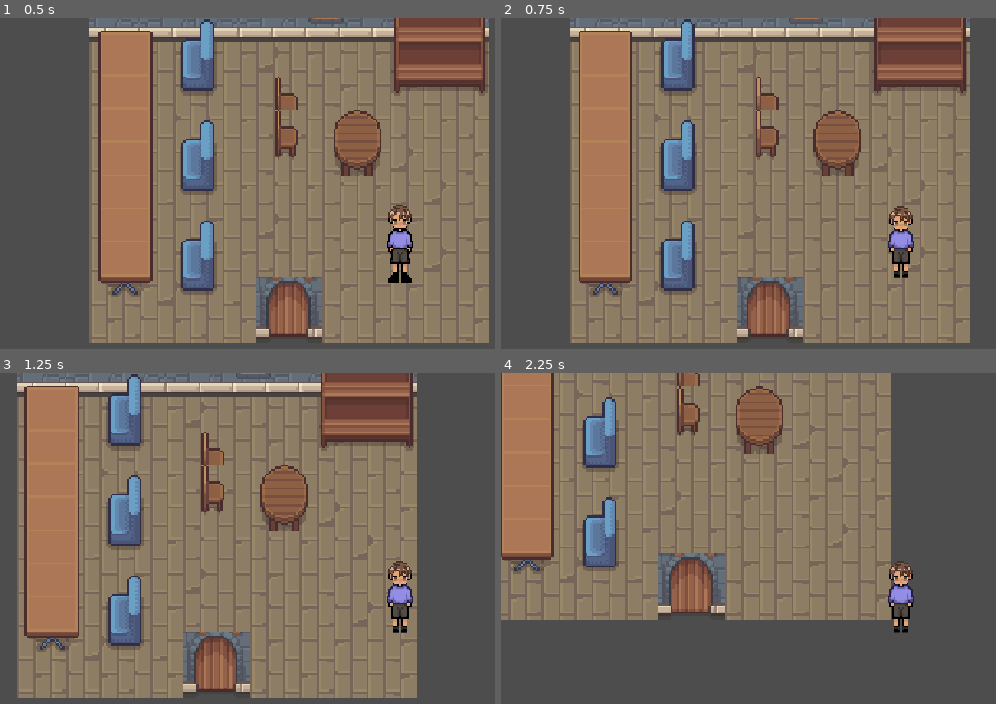
Above: before the commit, frames 1-4 (two rows, left to right).
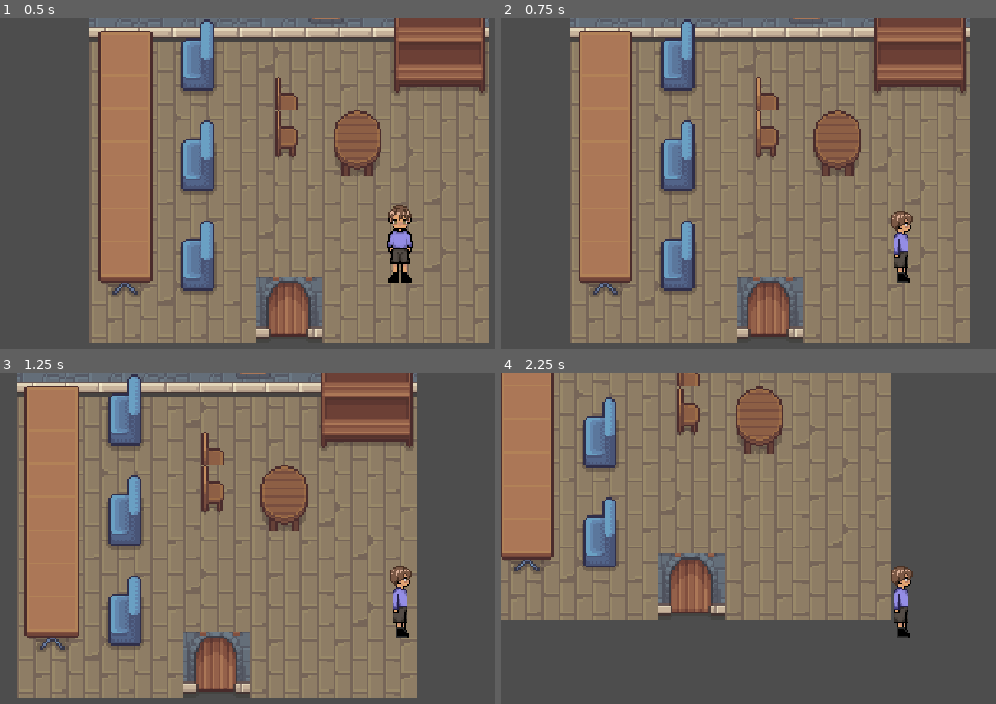
Above: after the commit, the same moments.

Repository: totallyastudentaccount/rpg
Game: Godot game, scene res://scene/main.tscn
Two runs of this game, one before a commit and one after it. Both use one fixed random seed, a clock stepped at 60 frames per second and the inputs below.
Inputs:
- Up to frame 1 (0.5 s): no input
- Up to frame 2 (0.75 s): tap Enter at 0.5 s; hold Right (ui_right) from 0.53 s (still down)
- Up to frame 3 (1.25 s): keep holding Right (ui_right)
- Up to frame 4 (2.25 s): release Right (ui_right) at 1.28 s; hold Down (ui_down) 1.28-2.03 s; hold Right (ui_right) from 2.03 s (still down)

Frame 1 is identical in both runs. In frame 2, 0.7% of the frame differs, in the area x 78-84%, y 56-81%; in frame 3, 0.7%; in frame 4, 0.7%.

Commit message:
Added Animations

Diff:
--- a/scene/character_body_2d.gd
+++ b/scene/character_body_2d.gd
@@ -23,14 +23,16 @@
 	if abs(direction.x) > abs(direction.y):
 		if direction.x > 0:
 			last_direction = "right"
-			#animated_sprite.flip_h = false
+			animated_sprite.flip_h = false
+			animated_sprite.play("side_walk")
 		else:
 			last_direction = "left"
-			#animated_sprite.flip_h = true
+			animated_sprite.flip_h = true
+			animated_sprite.play("side_walk")
 	else:
 		if direction.y > 0:
 			last_direction = "down"
+			animated_sprite.play("front_walk")
 		else:
 			last_direction = "up"
-
-	animated_sprite.play("front_walk")
+			animated_sprite.play("back_walk")
--- a/scene/player.tscn
+++ b/scene/player.tscn
@@ -3,6 +3,44 @@
 [ext_resource type="Script" uid="uid://c1fqk17jlwfjd" path="res://scene/character_body_2d.gd" id="1_fvtld"]
 [ext_resource type="Texture2D" uid="uid://iopbyukadm0l" path="res://assets/character/PC.png" id="1_hjaqi"]
 [ext_resource type="Texture2D" uid="uid://nv2mw1nr733a" path="res://assets/character/PC_front_walk.png" id="2_fvtld"]
+[ext_resource type="Texture2D" uid="uid://bghfvdj2x188" path="res://assets/character/Back_Walk.png" id="2_s4jxa"]
+[ext_resource type="Texture2D" uid="uid://bvqn0yhmd0djb" path="res://assets/character/Side_WalkR.png" id="5_oh5ij"]
+
+[sub_resource type="AtlasTexture" id="AtlasTexture_dk1vr"]
+atlas = ExtResource("2_s4jxa")
+region = Rect2(0, 0, 64, 64)
+
+[sub_resource type="AtlasTexture" id="AtlasTexture_34jf3"]
+atlas = ExtResource("2_s4jxa")
+region = Rect2(0, 0, 64, 64)
+
+[sub_resource type="AtlasTexture" id="AtlasTexture_u7b46"]
+atlas = ExtResource("2_s4jxa")
+region = Rect2(64, 0, 64, 64)
+
+[sub_resource type="AtlasTexture" id="AtlasTexture_j4wxg"]
+atlas = ExtResource("2_s4jxa")
+region = Rect2(128, 0, 64, 64)
+
+[sub_resource type="AtlasTexture" id="AtlasTexture_bup7g"]
+atlas = ExtResource("2_s4jxa")
+region = Rect2(0, 64, 64, 64)
+
+[sub_resource type="AtlasTexture" id="AtlasTexture_4ja17"]
+atlas = ExtResource("2_s4jxa")
+region = Rect2(64, 64, 64, 64)
+
+[sub_resource type="AtlasTexture" id="AtlasTexture_v4iqv"]
+atlas = ExtResource("2_s4jxa")
+region = Rect2(128, 64, 64, 64)
+
+[sub_resource type="AtlasTexture" id="AtlasTexture_42h83"]
+atlas = ExtResource("2_s4jxa")
+region = Rect2(0, 128, 64, 64)
+
+[sub_resource type="AtlasTexture" id="AtlasTexture_iuf2t"]
+atlas = ExtResource("2_s4jxa")
+region = Rect2(64, 128, 64, 64)
 
 [sub_resource type="AtlasTexture" id="AtlasTexture_ct4mp"]
 atlas = ExtResource("2_fvtld")
@@ -40,10 +78,83 @@
 atlas = ExtResource("1_hjaqi")
 region = Rect2(0, 0, 64, 64)
 
+[sub_resource type="AtlasTexture" id="AtlasTexture_jrjdb"]
+atlas = ExtResource("5_oh5ij")
+region = Rect2(0, 0, 64, 64)
+
+[sub_resource type="AtlasTexture" id="AtlasTexture_kk4ol"]
+atlas = ExtResource("5_oh5ij")
+region = Rect2(0, 0, 64, 64)
+
+[sub_resource type="AtlasTexture" id="AtlasTexture_4reak"]
+atlas = ExtResource("5_oh5ij")
+region = Rect2(64, 0, 64, 64)
+
+[sub_resource type="AtlasTexture" id="AtlasTexture_wt23p"]
+atlas = ExtResource("5_oh5ij")
+region = Rect2(128, 0, 64, 64)
+
+[sub_resource type="AtlasTexture" id="AtlasTexture_k8m7u"]
+atlas = ExtResource("5_oh5ij")
+region = Rect2(0, 64, 64, 64)
+
+[sub_resource type="AtlasTexture" id="AtlasTexture_qucqc"]
+atlas = ExtResource("5_oh5ij")
+region = Rect2(64, 64, 64, 64)
+
+[sub_resource type="AtlasTexture" id="AtlasTexture_xsw3c"]
+atlas = ExtResource("5_oh5ij")
+region = Rect2(128, 64, 64, 64)
+
+[sub_resource type="AtlasTexture" id="AtlasTexture_l1uwf"]
+atlas = ExtResource("5_oh5ij")
+region = Rect2(0, 128, 64, 64)
+
+[sub_resource type="AtlasTexture" id="AtlasTexture_8ie14"]
+atlas = ExtResource("5_oh5ij")
+region = Rect2(64, 128, 64, 64)
+
 [sub_resource type="SpriteFrames" id="SpriteFrames_wc7jt"]
 animations = [{
 "frames": [{
 "duration": 1.0,
+"texture": SubResource("AtlasTexture_dk1vr")
+}],
+"loop": 1,
+"name": &"back_idle",
+"speed": 5.0
+}, {
+"frames": [{
+"duration": 1.0,
+"texture": SubResource("AtlasTexture_34jf3")
+}, {
+"duration": 1.0,
+"texture": SubResource("AtlasTexture_u7b46")
+}, {
+"duration": 1.0,
+"texture": SubResource("AtlasTexture_j4wxg")
+}, {
+"duration": 1.0,
+"texture": SubResource("AtlasTexture_bup7g")
+}, {
+"duration": 1.0,
+"texture": SubResource("AtlasTexture_4ja17")
+}, {
+"duration": 1.0,
+"texture": SubResource("AtlasTexture_v4iqv")
+}, {
+"duration": 1.0,
+"texture": SubResource("AtlasTexture_42h83")
+}, {
+"duration": 1.0,
+"texture": SubResource("AtlasTexture_iuf2t")
+}],
+"loop": 1,
+"name": &"back_walk",
+"speed": 8.0
+}, {
+"frames": [{
+"duration": 1.0,
 "texture": SubResource("AtlasTexture_ct4mp")
 }, {
 "duration": 1.0,
@@ -78,6 +189,43 @@
 "loop": 1,
 "name": &"idle",
 "speed": 5.0
+}, {
+"frames": [{
+"duration": 1.0,
+"texture": SubResource("AtlasTexture_jrjdb")
+}],
+"loop": 1,
+"name": &"side_idle",
+"speed": 5.0
+}, {
+"frames": [{
+"duration": 1.0,
+"texture": SubResource("AtlasTexture_kk4ol")
+}, {
+"duration": 1.0,
+"texture": SubResource("AtlasTexture_4reak")
+}, {
+"duration": 1.0,
+"texture": SubResource("AtlasTexture_wt23p")
+}, {
+"duration": 1.0,
+"texture": SubResource("AtlasTexture_k8m7u")
+}, {
+"duration": 1.0,
+"texture": SubResource("AtlasTexture_qucqc")
+}, {
+"duration": 1.0,
+"texture": SubResource("AtlasTexture_xsw3c")
+}, {
+"duration": 1.0,
+"texture": SubResource("AtlasTexture_l1uwf")
+}, {
+"duration": 1.0,
+"texture": SubResource("AtlasTexture_8ie14")
+}],
+"loop": 1,
+"name": &"side_walk",
+"speed": 8.0
 }]
 
 [sub_resource type="CircleShape2D" id="CircleShape2D_bm3lg"]
@@ -87,9 +235,8 @@
 
 [node name="AnimatedSprite2D" type="AnimatedSprite2D" parent="." unique_id=1402188898]
 sprite_frames = SubResource("SpriteFrames_wc7jt")
-animation = &"front_walk"
-frame_progress = 0.20533274
+animation = &"back_idle"
+frame_progress = 0.9211197
 
 [node name="CollisionShape2D" type="CollisionShape2D" parent="." unique_id=1170305897]
-position = Vector2(1, 34)
 shape = SubResource("CircleShape2D_bm3lg")
Binary file added: assets/character/Back_Walk.png
Not shown, added: assets/character/Back_Walk.png.import
Binary file added: assets/character/Idle.png
Not shown, added: assets/character/Idle.png.import
Binary file added: assets/character/Side_WalkR.png
Not shown, added: assets/character/Side_WalkR.png.import
